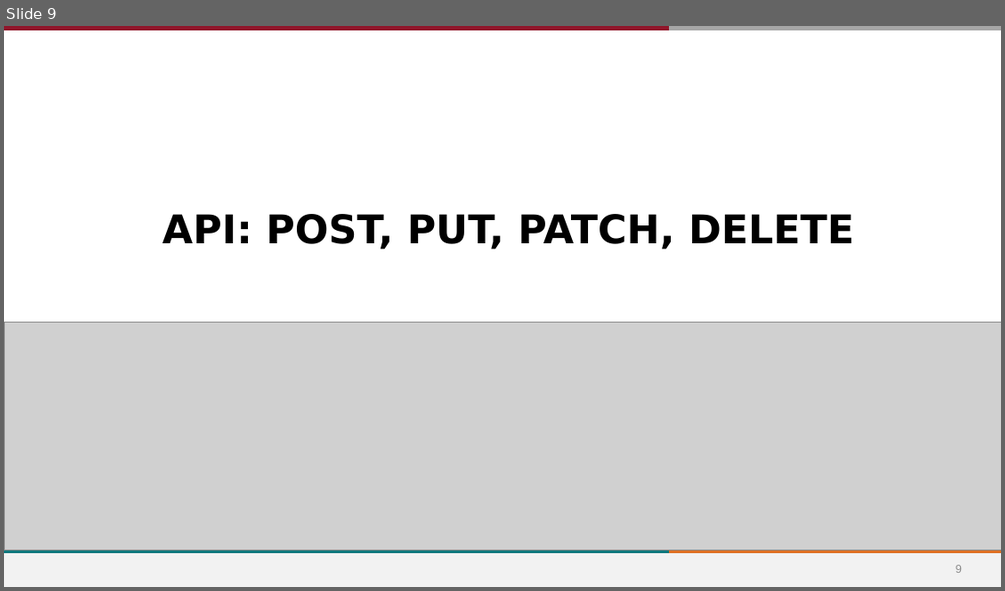
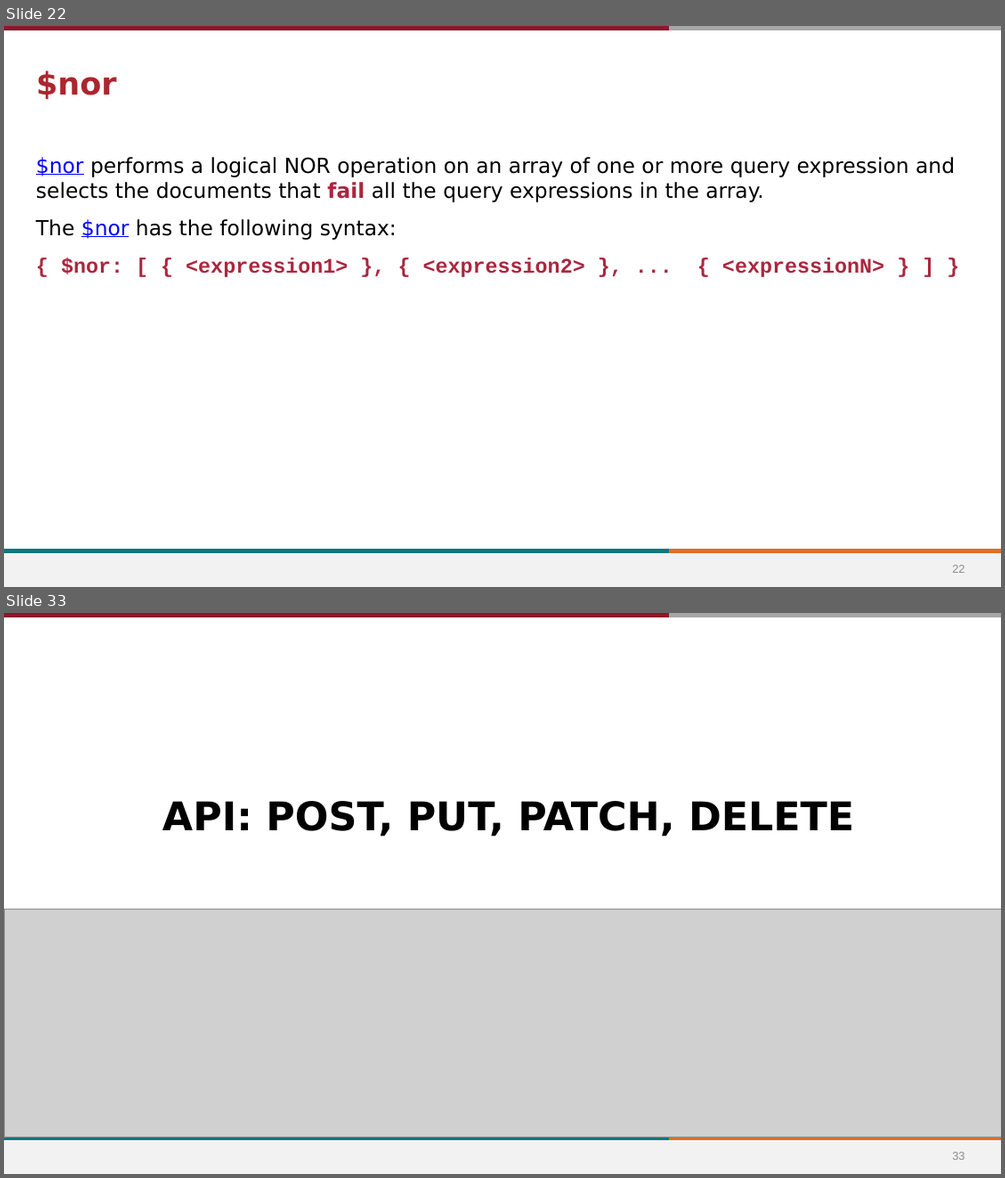
Before and after one commit to stevens-cs546-cs554/CS-546, a slide deck: lecture_06/API Development and Intermediate MongoDB.pptx. Shown one above the other, each under a label of ours: slide 9 before the commit, slides 22 and 33 after it; the slides between them are not shown. The pictures are 1005x591 and 1005x1178 pixels, drawn with LibreOffice and Linux fonts; fonts in the diff are those of the drawing; grey boxes stand for pictures; background and template pictures are left out. Boxes give left, top, right and bottom in pixels: in the first picture for what was removed or moved away, otherwise in the second. Text is boxed around its words. In the diff, an @@ line names an element or a change of style, - is before the commit and + after.

```diff
--- a/lecture_06/API Development and Intermediate MongoDB.pptx
+++ b/lecture_06/API Development and Intermediate MongoDB.pptx
@@ slide 22 added at bbox=[4, 26, 1001, 587], background #FFFFFF; not listed: 5 template elements that a slide beside it also shows @@
@@ title added at bbox=[36, 70, 117, 99], 30 pt, text #AB262E, bold @@
+$nor
@@ text added at bbox=[36, 157, 955, 277], 20 pt, text #000000 @@
+$nor performs a logical NOR operation on an array of one or more query expression and selects the documents that fail all the query expressions in the array.
+The $nor has the following syntax:
+{ $nor: [ { <expression1> }, { <expression2> }, ... { <expressionN> } ] }
@@ page number added at bbox=[952, 564, 964, 572], 11 pt, text #8C8C8C @@
+22
@@ what was slide 9 is now slide 33 @@
@@ page number at bbox=[952, 1151, 964, 1159]: text changed @@
-9
+33
```
Also in this commit, not shown: 2 slides changed, 26 other slides added, 1 slide removed, 13 other files.
